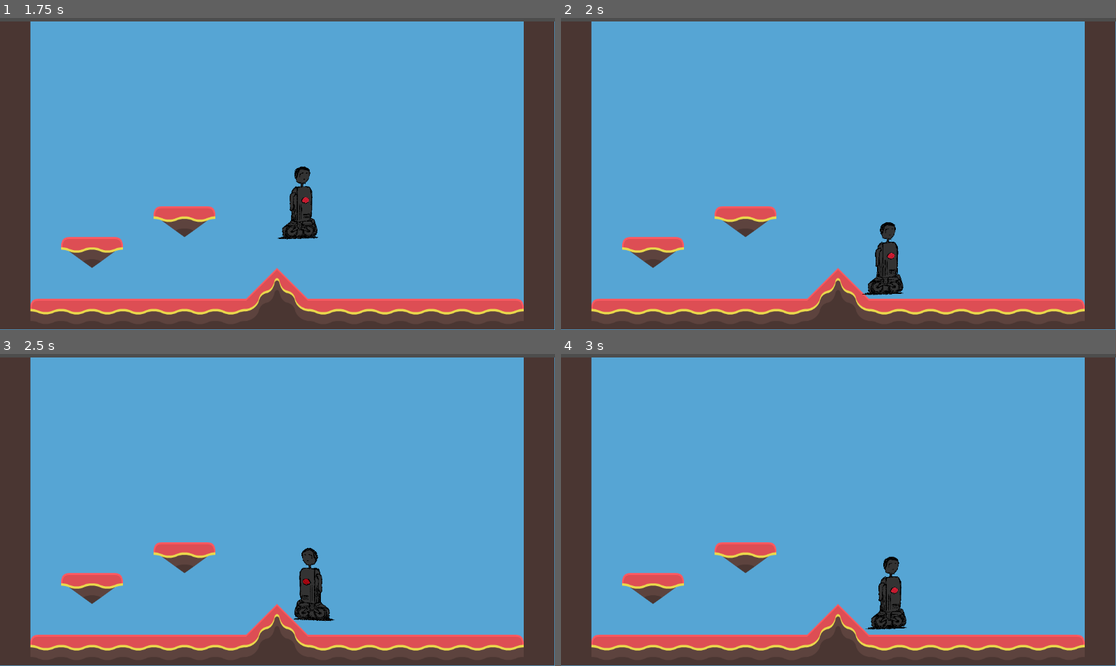
Above: before the commit, frames 1-4 (two rows, left to right).
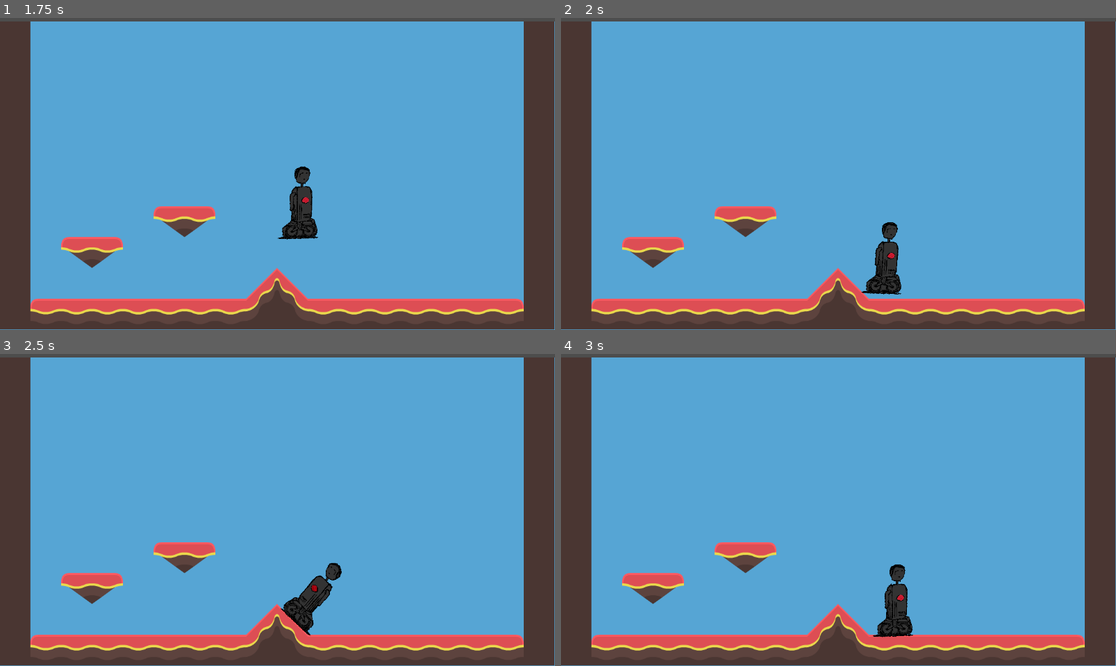
Above: after the commit, the same moments.

Repository: legendarysandbird/3mc-game
Game: Godot game, scene res://scenes/temp_level.tscn
Same seed, same stepped clock (60 frames per second), same inputs: the game is played once before the commit and once after it.
Inputs:
- Up to frame 1 (1.75 s): tap Enter at 0.5 s; hold D (player_right) from 0.53 s (still down); tap Space (player_jump) at 0.77, 1.52 s
- Up to frame 2 (2 s): keep holding D (player_right)
- Up to frame 3 (2.5 s): release D (player_right) at 2.03 s; hold A (player_left) from 2.03 s (still down)
- Up to frame 4 (3 s): release A (player_left) at 2.78 s; hold D (player_right) from 2.78 s (still down)

Frame 1 is identical in both runs. In frame 2, 0.4% of the frame differs, in the area x 54-62%, y 65-89%; in frame 3, 1.1%, in the area x 50-62%, y 62-91%; in frame 4, 1.0%.

Commit message:
add first implementation of player_rotation()

Diff:
--- a/scripts/player.gd
+++ b/scripts/player.gd
@@ -4,12 +4,22 @@
 const JUMP_VELOCITY: float = 400.0
 
 var gravity: float = ProjectSettings.get_setting("physics/2d/default_gravity")
+@export var rotation_speed: int = 30
 
 func _ready() -> void:
 	pass
 
+func player_rotate(delta: float) -> void:
+	var target_rotation: float = 0
+	if is_on_floor():
+		target_rotation = get_floor_normal().x
+
+	rotation = lerp(rotation, target_rotation, delta * rotation_speed)
+
+
 func is_jump_eligible() -> bool:
 	return is_on_floor() and $JumpTimer.time_left == 0
+
 
 func _physics_process(delta: float) -> void:
 	velocity.x = 0
@@ -27,3 +37,4 @@
 		velocity.x += MOVE_SPEED
 
 	move_and_slide()
+	player_rotate(delta)
